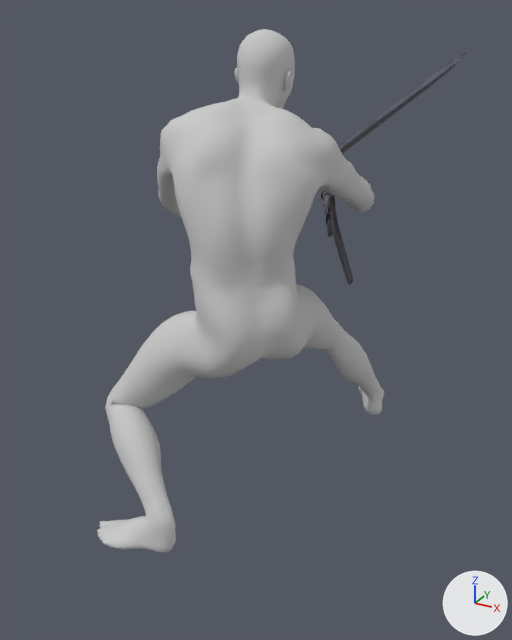
Renders of the FBX model Character/Animation/Fbx/Idle/Anim_Weapon_4_L_TurnL90.FBX from each side of a commit.
Rendered twice from a 50 mm camera at (0.982, -1.789, 1.472) aimed at (0.021, -0.043, 0.599). Lighting does not change. The marker at lower right points along +X, +Y and +Z. Both versions are drawn at frame 61 of the action 'Take 001'; the numbers are the values there.

The older version as bpy lines, for what is in view:
```python
ob_male_body = bpy.data.objects.new('Male_Body', me_mesh_004)
ob_male_body.location = (0.0, 0.0, 0.0)
ob_male_body.rotation_euler = (0.0, 0.0, 1.571)  # degrees (0, 0, 90)
ob_male_body.scale = (0.01, 0.01, 0.01)
ob_male_foot = bpy.data.objects.new('Male_Foot', me_mesh_002)
ob_male_foot.location = (0.0, 0.0, 0.0)
ob_male_foot.rotation_euler = (0.0, 0.0, 1.571)  # degrees (0, 0, 90)
ob_male_foot.scale = (0.01, 0.01, 0.01)
ob_male_hand = bpy.data.objects.new('Male_Hand', me_mesh)
ob_male_hand.location = (0.0, 0.0, 0.0)
ob_male_hand.rotation_euler = (0.0, 0.0, 1.571)  # degrees (0, 0, 90)
ob_male_hand.scale = (0.01, 0.01, 0.01)
ob_male_head = bpy.data.objects.new('Male_Head', me_mesh_003)
ob_male_head.location = (0.0, 0.0, 0.0)
ob_male_head.rotation_euler = (0.0, 0.0, 1.571)  # degrees (0, 0, 90)
ob_male_head.scale = (0.01, 0.01, 0.01)
ob_male_leg = bpy.data.objects.new('Male_Leg', me_mesh_001)
ob_male_leg.location = (0.0, 0.0, 0.0)
ob_male_leg.rotation_euler = (0.0, 0.0, 1.571)  # degrees (0, 0, 90)
ob_male_leg.scale = (0.01, 0.01, 0.01)
ob_mesh_wepaon_4_0_r = bpy.data.objects.new('Mesh_Wepaon_4_0_R', me_mesh_008)
ob_mesh_wepaon_4_0_r.parent = ob_point_take_r
ob_mesh_wepaon_4_0_r.location = (10.86, 0.0, 0.0)
ob_mesh_wepaon_4_0_r.rotation_euler = (-0.838, 0.0, 0.0)  # degrees (-48, 0, 0)
ob_mesh_wepaon_4_0_r001 = bpy.data.objects.new('Mesh_Wepaon_4_0_R001', me_mesh_007)
ob_mesh_wepaon_4_0_r001.parent = ob_point_take_l
ob_mesh_wepaon_4_0_r001.location = (15.11, 0.0, 0.0)
ob_point_take_l = bpy.data.objects.new('Point_Take_L', None)
ob_point_take_l.location = (-0.0426, 0.239, 0.917)
ob_point_take_l.rotation_euler = (1.331, -0.687, 0.1)  # degrees (76, -39, 5.7)
ob_point_take_l.scale = (0.01, 0.01, 0.01)
ob_point_take_r = bpy.data.objects.new('Point_Take_R', None)
ob_point_take_r.location = (-0.0133, 0.569, 0.808)
ob_point_take_r.rotation_euler = (0.87, 0.0957, -1.054)  # degrees (50, 5.5, -60)
ob_point_take_r.scale = (0.01, 0.01, 0.01)
```
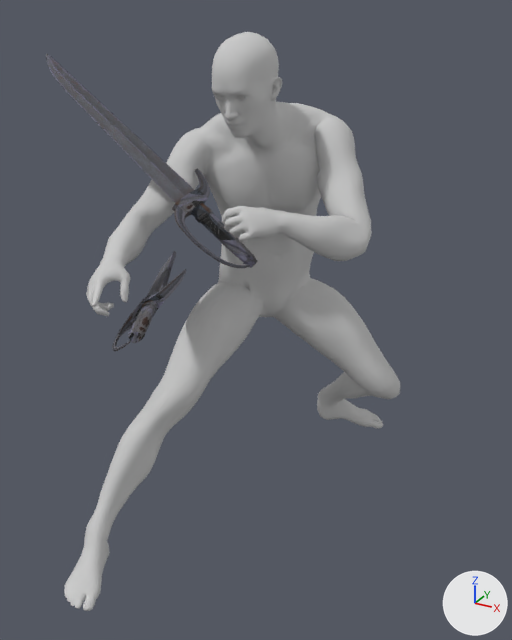
ob_point_take_l is not drawn itself; it is the parent of ob_mesh_wepaon_4_0_r001.
ob_point_take_r is not drawn itself; it is the parent of ob_mesh_wepaon_4_0_r.

What the commit changed:
Object 'Point_Take_R' (ob_point_take_r) moves from (-0.0133, 0.569, 0.808) to (0.0133, -0.569, 0.808).
Object 'Point_Take_R' (ob_point_take_r) turns from (50, 5.5, -60) to (50, 5.5, 120) degrees about x, y and z.
Object 'Male_Body' (ob_male_body) turns from (0, 0, 90) to (0, 0, -90) degrees about x, y and z.
Object 'Male_Leg' (ob_male_leg) turns from (0, 0, 90) to (0, 0, -90) degrees about x, y and z.
Object 'Male_Head' (ob_male_head) turns from (0, 0, 90) to (0, 0, -90) degrees about x, y and z.
Object 'Male_Hand' (ob_male_hand) turns from (0, 0, 90) to (0, 0, -90) degrees about x, y and z.
Object 'Point_Take_L' (ob_point_take_l) moves from (-0.0426, 0.239, 0.917) to (0.0426, -0.239, 0.917).
Object 'Point_Take_L' (ob_point_take_l) turns from (76, -39, 5.7) to (-104, -141, 5.7) degrees about x, y and z.
Object 'Male_Foot' (ob_male_foot) turns from (0, 0, 90) to (0, 0, -90) degrees about x, y and z.
Object 'Mesh_Wepaon_4_0_R' (ob_mesh_wepaon_4_0_r) turns from (-48, 0, 0) to (0, 0, 0) degrees about x, y and z.

What differs and where, as boxes [x1, y1, x2, y2] in the pictures (512 x 640 px):
'Male_Body', turned
    before: [157, 103, 374, 301]
    after: [104, 103, 372, 270]
'Male_Leg', turned
    before: [105, 284, 377, 507]
    after: [95, 254, 400, 520]
'Male_Head', turned
    before: [220, 29, 295, 122]
    after: [212, 32, 300, 208]
'Mesh_Wepaon_4_0_R001', moved, turned
    before: [338, 53, 466, 154]
    after: [46, 54, 258, 268]
'Male_Foot', turned
    before: [97, 379, 384, 552]
    after: [64, 388, 383, 611]
'Male_Hand', turned (not visible before)
    after: [86, 206, 298, 316]
'Mesh_Wepaon_4_0_R', turned, moved
    before: [321, 191, 354, 285]
    after: [112, 251, 186, 351]
